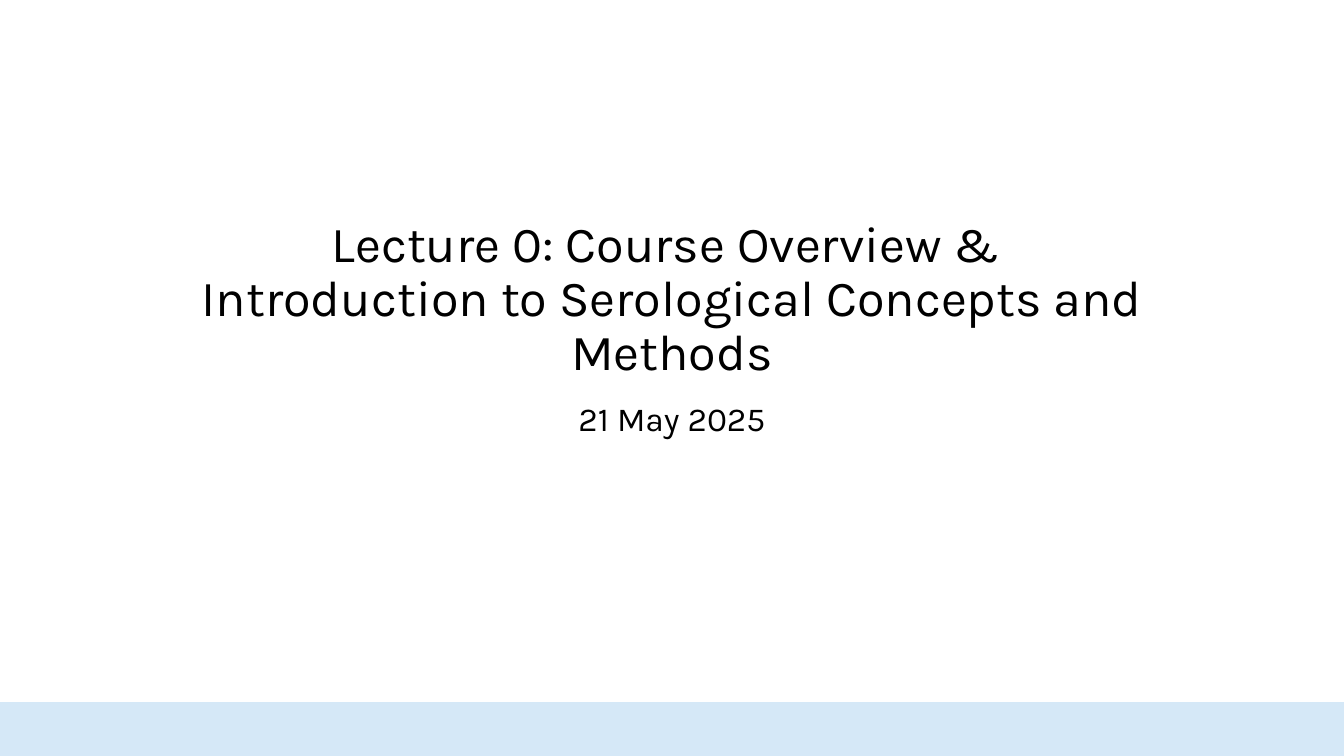
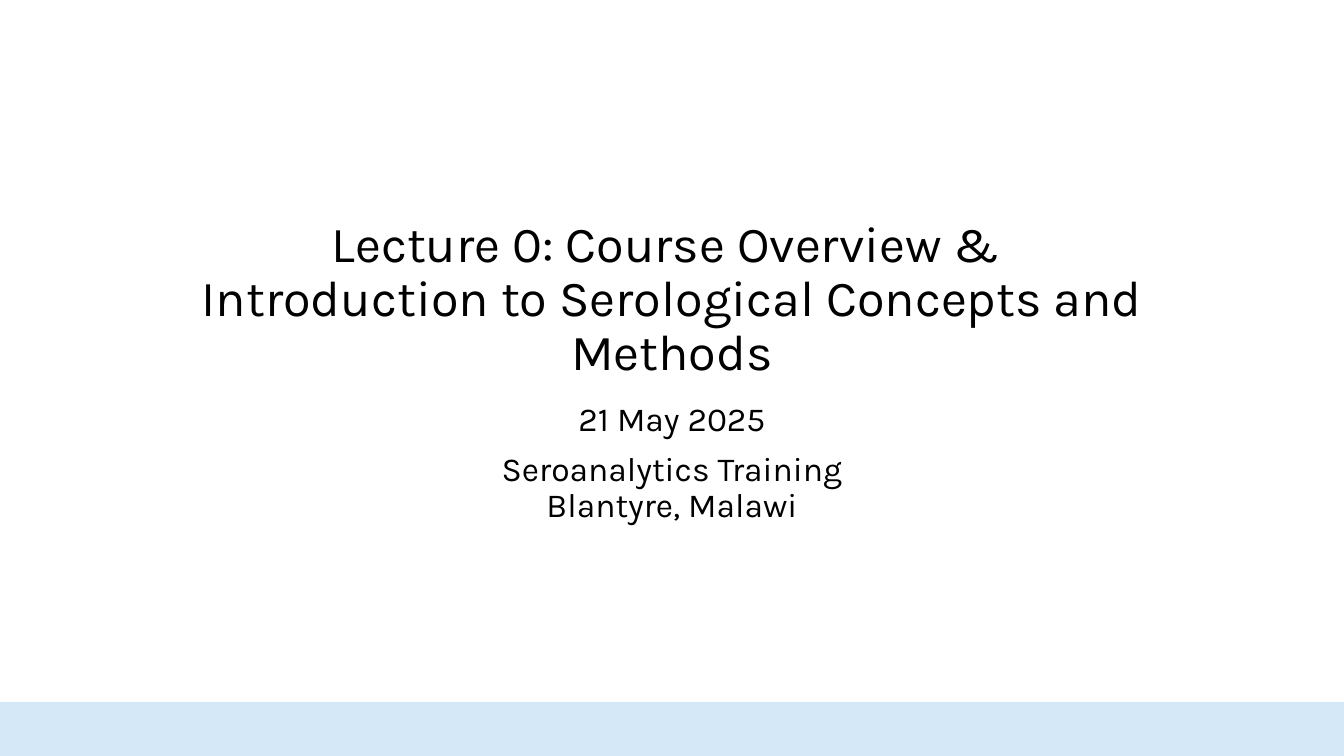
Before and after one commit to HopkinsIDD/seroanalytics_workshop, a slide deck: slide 1 of Lecture 0/Lecture_0_v2.pptx. Drawn at 1344x756 pixels with LibreOffice and Linux fonts; fonts in the diff are those of the drawing; background and template pictures are left out. Boxes give left, top, right and bottom in pixels: in the first picture for what was removed or moved away, otherwise in the second. Text is boxed around its words. In the diff, an @@ line names an element or a change of style, - is before the commit and + after.

```diff
--- a/Lecture 0/Lecture_0_v2.pptx
+++ b/Lecture 0/Lecture_0_v2.pptx
@@ subtitle at bbox=[502, 458, 843, 526]: paragraph added @@
+Seroanalytics Training
+Blantyre, Malawi
```
Also in this commit, not shown: 2 other files.
